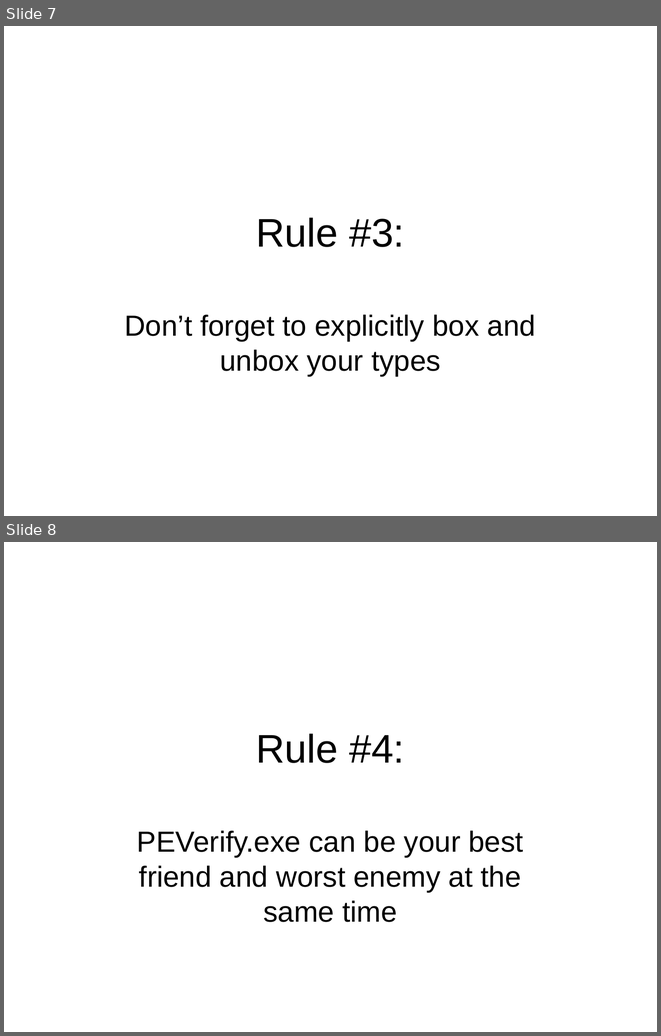
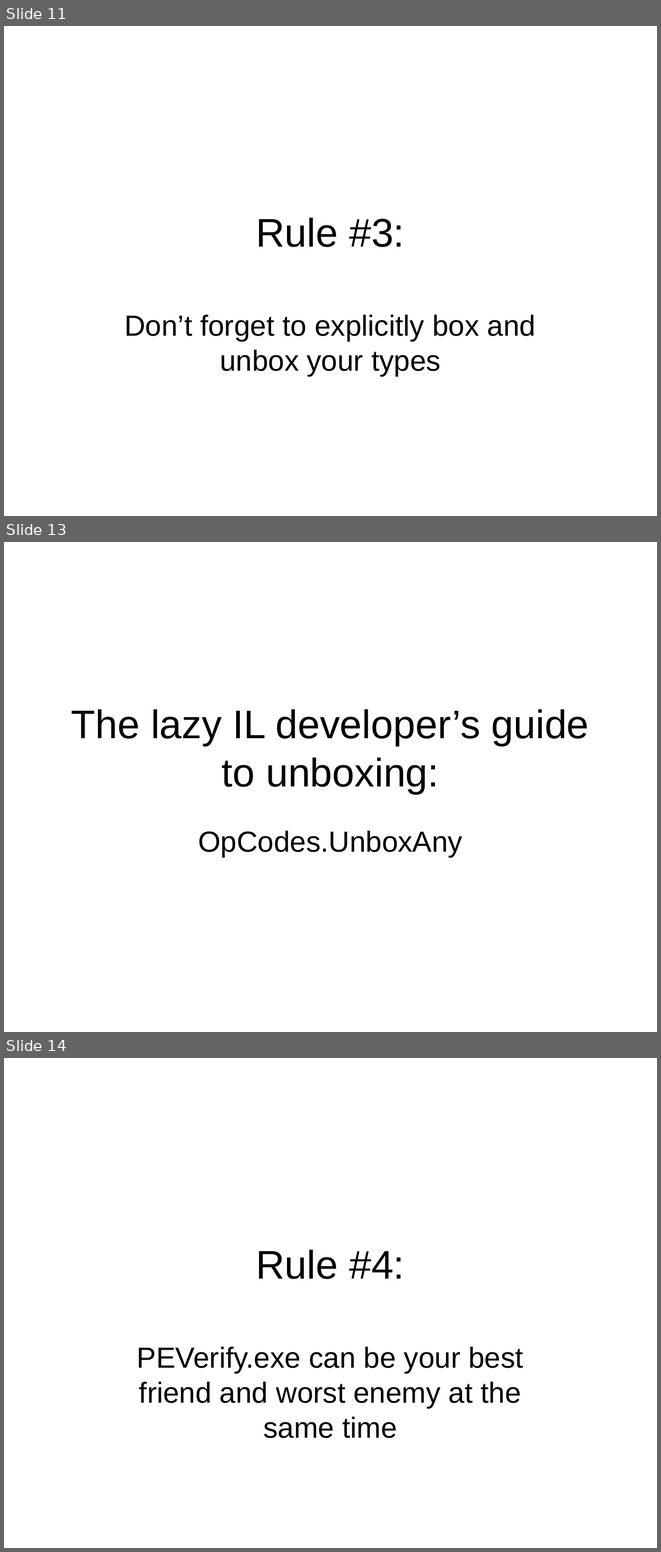
Before and after one commit to philiplaureano/ILRewritingTalk, a slide deck: Ten Simple Rules for Rewriting IL.ppt. Shown one above the other, each under a label of ours: slides 7 and 8 before the commit, slides 11, 13 and 14 after it; the slides between them are not shown. The pictures are 661x1036 and 661x1552 pixels, drawn with LibreOffice and Linux fonts; fonts in the diff are those of the drawing. Boxes give left, top, right and bottom in pixels: in the first picture for what was removed or moved away, otherwise in the second. Text is boxed around its words. In the diff, an @@ line names an element or a change of style, - is before the commit and + after.

```diff
--- a/Ten Simple Rules for Rewriting IL.ppt
+++ b/Ten Simple Rules for Rewriting IL.ppt
@@ slide 13 added at box(4, 542, 657, 1032), background #FFFFFF @@
@@ title added at box(71, 709, 589, 794), 44 pt, text #000000 @@
+The lazy IL developer’s guide to unboxing:
@@ subtitle added at box(198, 830, 462, 857), 32 pt, text #000000 @@
+OpCodes.UnboxAny
@@ what was slide 7 is now slide 11 @@
@@ what was slide 8 is now slide 14 @@
```
Also in this commit, not shown: 3 slides changed, 6 other slides added.
